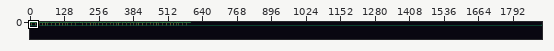
Two states of a sprite sheet, res/level_test2.png. Above, an overview of the earlier version with the close-up marked.
Close-up. Before the edit:
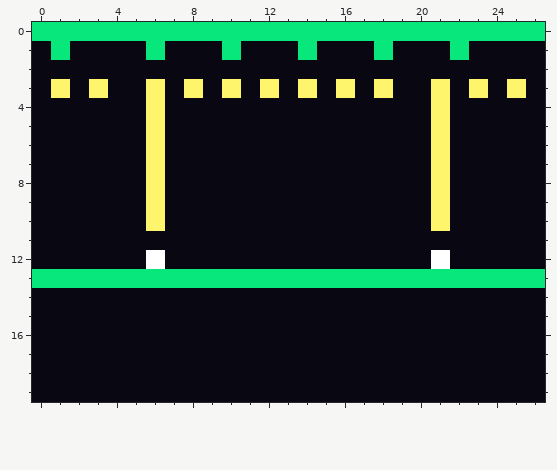
The file is 1900x64 pixels. Shown: x 0..26, y 0..19. The commit also changed other parts of the picture, which this record leaves out.
After the commit:
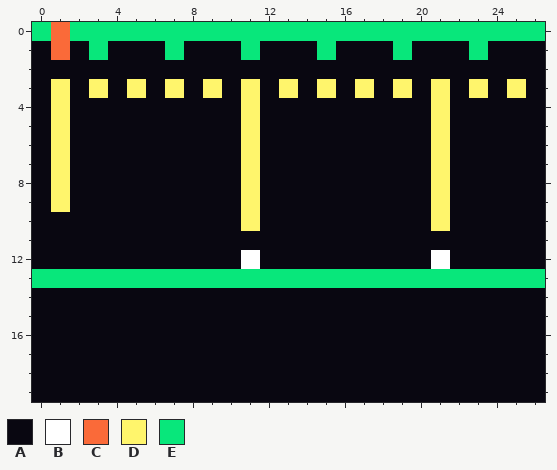
Palette (. is transparent): A #090711  B #ffffff  C #fa6a39  D #fff56c  E #08e77b
Change:
y 0: x 1 E -> C
y 1: x 1 E -> C; x 3 A -> E; x 6..7 EA -> AE; x 10..11 EA -> AE; x 14..15 EA -> AE; x 18..19 EA -> AE; x 22..23 EA -> AE
y 3: x 5..19 ADADADADADADADA -> DADADADADADADAD
y 4..9: x 1 A -> D; x 6 D -> A; x 11 A -> D
y 10: x 6 D -> A; x 11 A -> D
y 12: x 6 B -> A; x 11 A -> B
Changed places in both close-ups, as pixel boxes (x1, y1, x2, y2):
changed: (51, 22, 488, 269)
